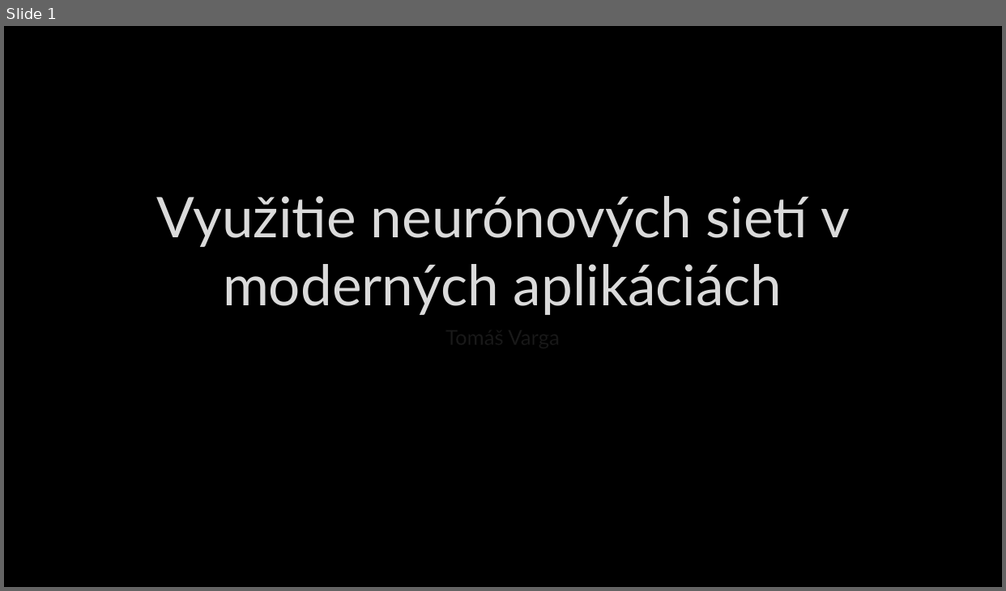
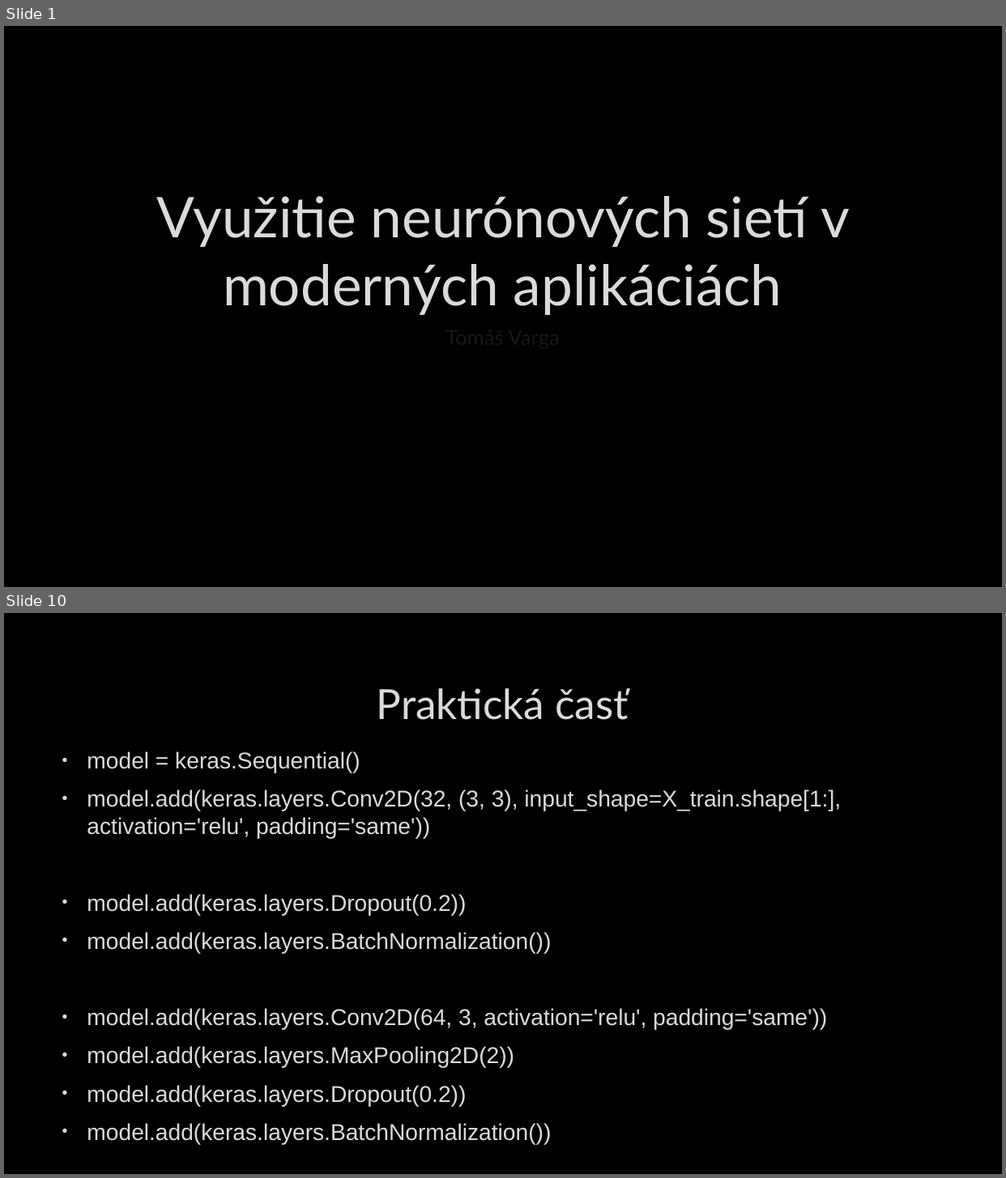
Before and after one commit to NinaKonecna/Archiv, a slide deck: SOČ/Prezentácia/SOČ-prezentacia-TV.pptx. Shown one above the other, each under a label of ours: slide 1 before the commit, slides 1 and 10 after it; the slides between them are not shown. The pictures are 1006x591 and 1006x1178 pixels, drawn with LibreOffice and Linux fonts; fonts in the diff are those of the drawing; background and template pictures are left out. Boxes give left, top, right and bottom in pixels: in the first picture for what was removed or moved away, otherwise in the second. Text is boxed around its words. In the diff, an @@ line names an element or a change of style, - is before the commit and + after.

```diff
--- a/SOČ/Prezentácia/SOČ-prezentacia-TV.pptx
+++ b/SOČ/Prezentácia/SOČ-prezentacia-TV.pptx
@@ slide 10 added at [4, 613, 1002, 1174], background picture (left out) @@
@@ title added at [377, 688, 629, 720], 40 pt, text #DADADA @@
+Praktická časť
@@ text added at [87, 752, 841, 1107], 22 pt, text #DADADA @@
+• model = keras.Sequential()
+• model.add(keras.layers.Conv2D(32, (3, 3), input_shape=X_train.shape[1:], activation='relu', padding='same'))
+• model.add(keras.layers.Dropout(0.2))
+• model.add(keras.layers.BatchNormalization())
+• model.add(keras.layers.Conv2D(64, 3, activation='relu', padding='same'))
+• model.add(keras.layers.MaxPooling2D(2))
+• model.add(keras.layers.Dropout(0.2))
+• model.add(keras.layers.BatchNormalization())
```
Also in this commit, not shown: 2 slides changed, 9 other slides added, 3 slides removed, 2 other files.
